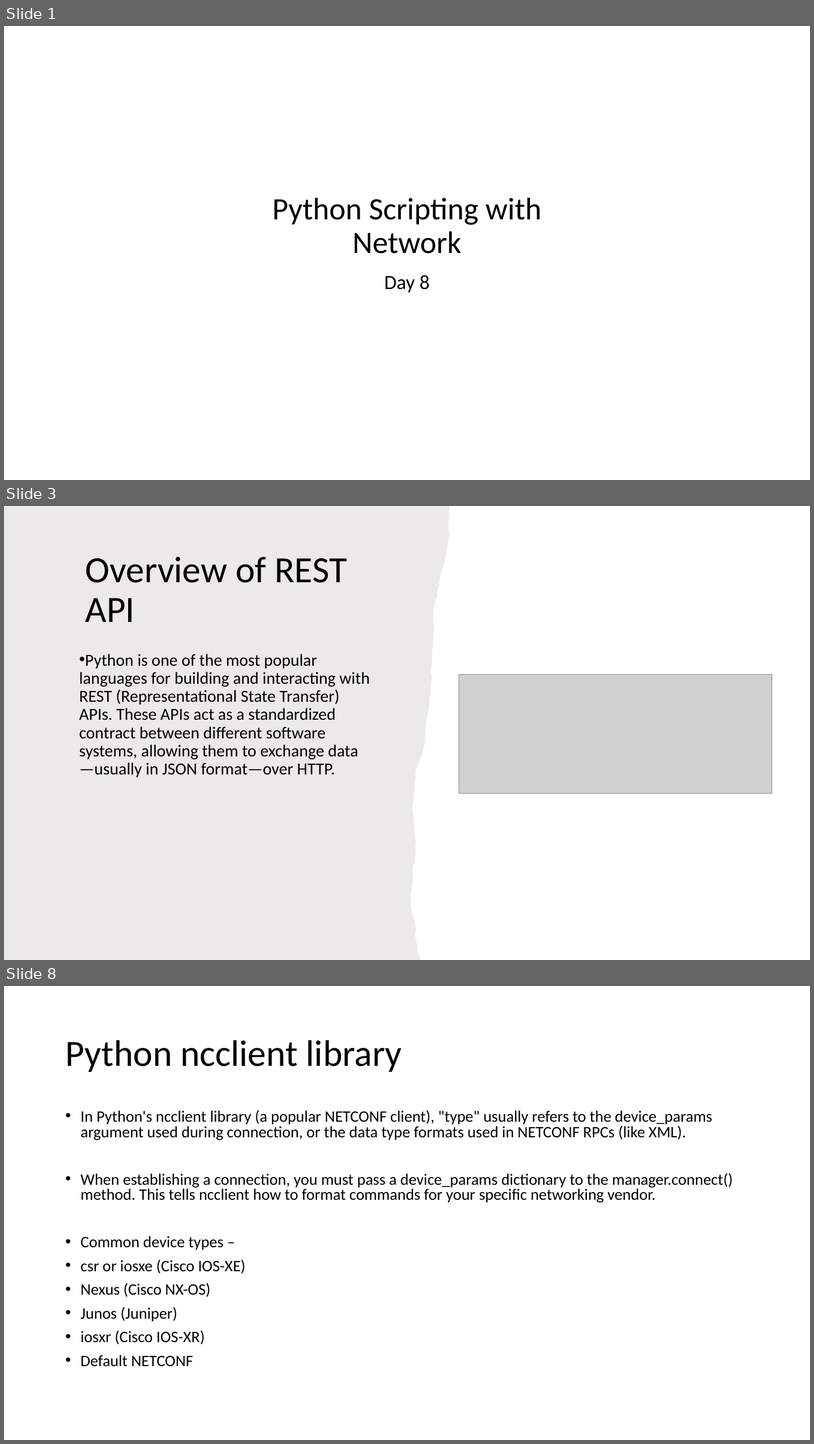
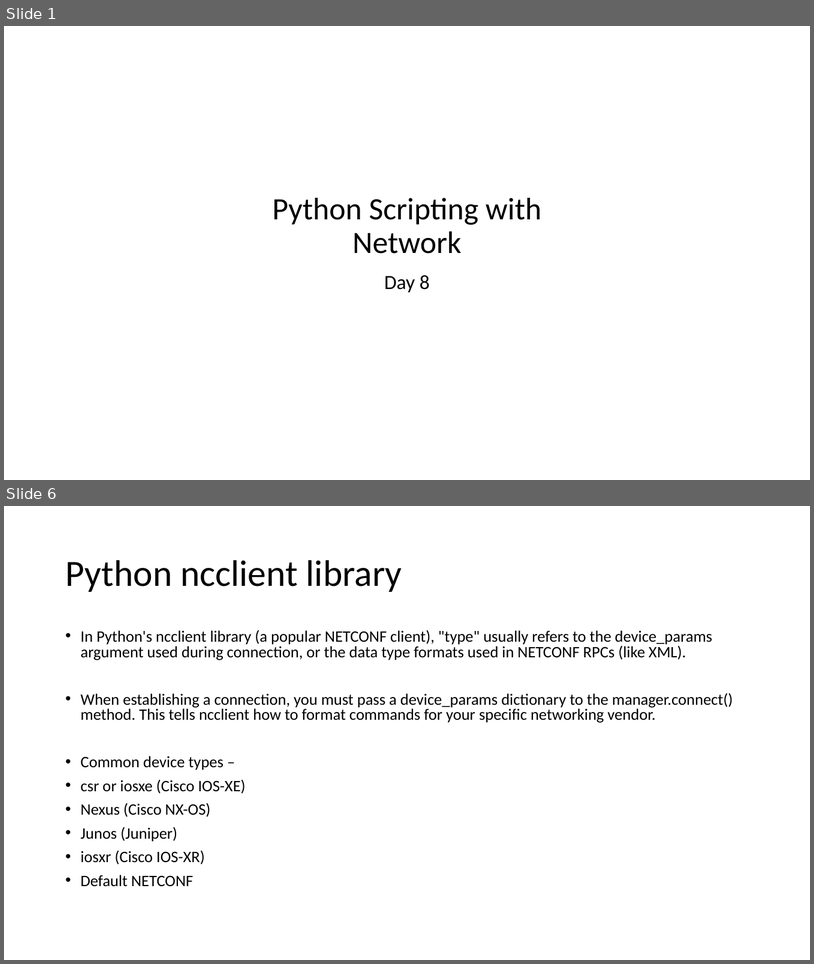
Before and after one commit to imcuteani/Python-Network-Automation, a slide deck: Slides/Day-8/Python Scripting for Networking - Day 8.pptx. Shown one above the other, each under a label of ours: slides 1, 3 and 8 before the commit, slides 1 and 6 after it; the slides between them are not shown. The pictures are 814x1444 and 814x964 pixels, drawn with LibreOffice and Linux fonts; fonts in the diff are those of the drawing; grey boxes stand for pictures; background and template pictures are left out. Boxes give left, top, right and bottom in pixels: in the first picture for what was removed or moved away, otherwise in the second. Text is boxed around its words. In the diff, an @@ line names an element or a change of style, - is before the commit and + after.

```diff
--- a/Slides/Day-8/Python Scripting for Networking - Day 8.pptx
+++ b/Slides/Day-8/Python Scripting for Networking - Day 8.pptx
@@ slide 3 removed at <box>4,506,810,960</box>, background #FFFFFF @@
@@ freeform shape removed at <box>4,506,450,960</box> @@
@@ title removed at <box>85,556,347,622</box> @@
-Overview of REST API
@@ text removed at <box>79,654,370,777</box> @@
-• Python is one of the most popular languages for building and interacting with REST (Representational State Transfer) APIs. These APIs act as a standardized contract between different software systems, allowing them to exchange data—usually in JSON format—over HTTP.
@@ picture removed at <box>459,674,772,793</box> @@
@@ what was slide 8 is now slide 6 @@
```
Also in this commit, not shown: 1 slide changed, 3 slides added, 4 other slides removed, 1 other file.
